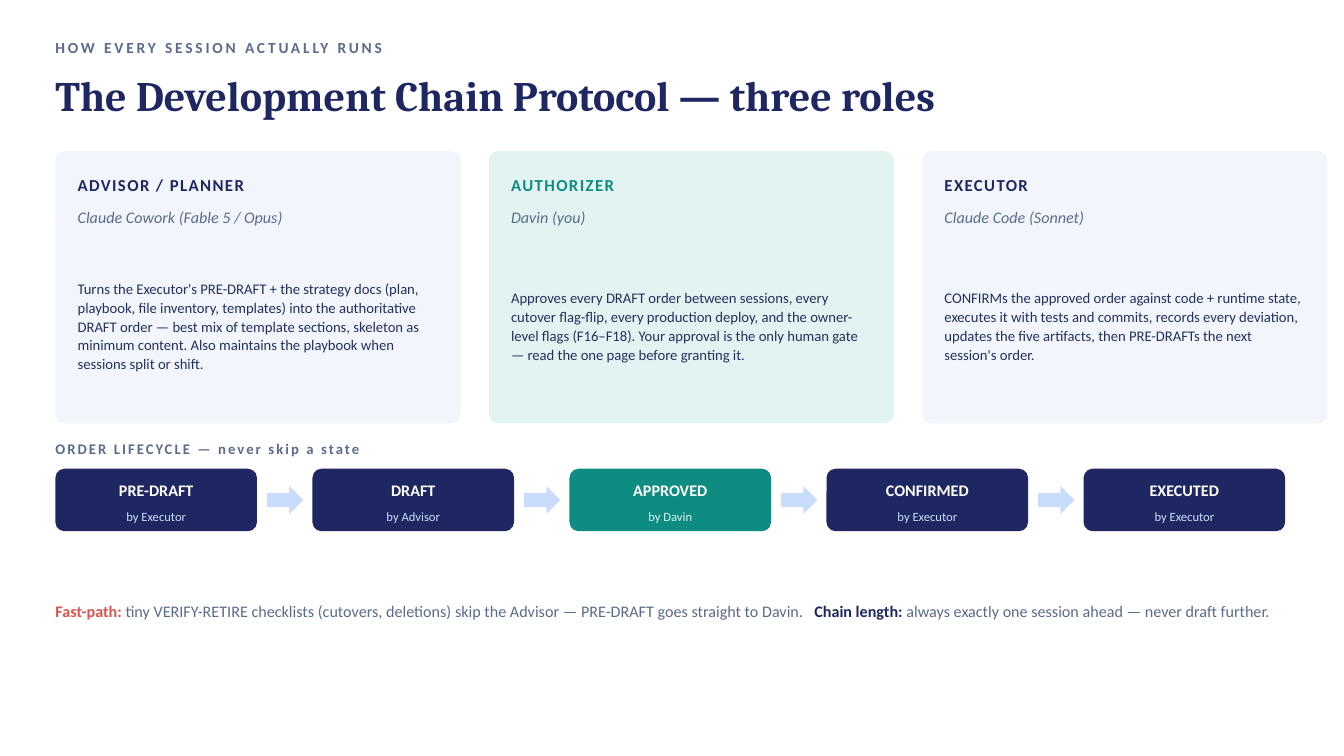
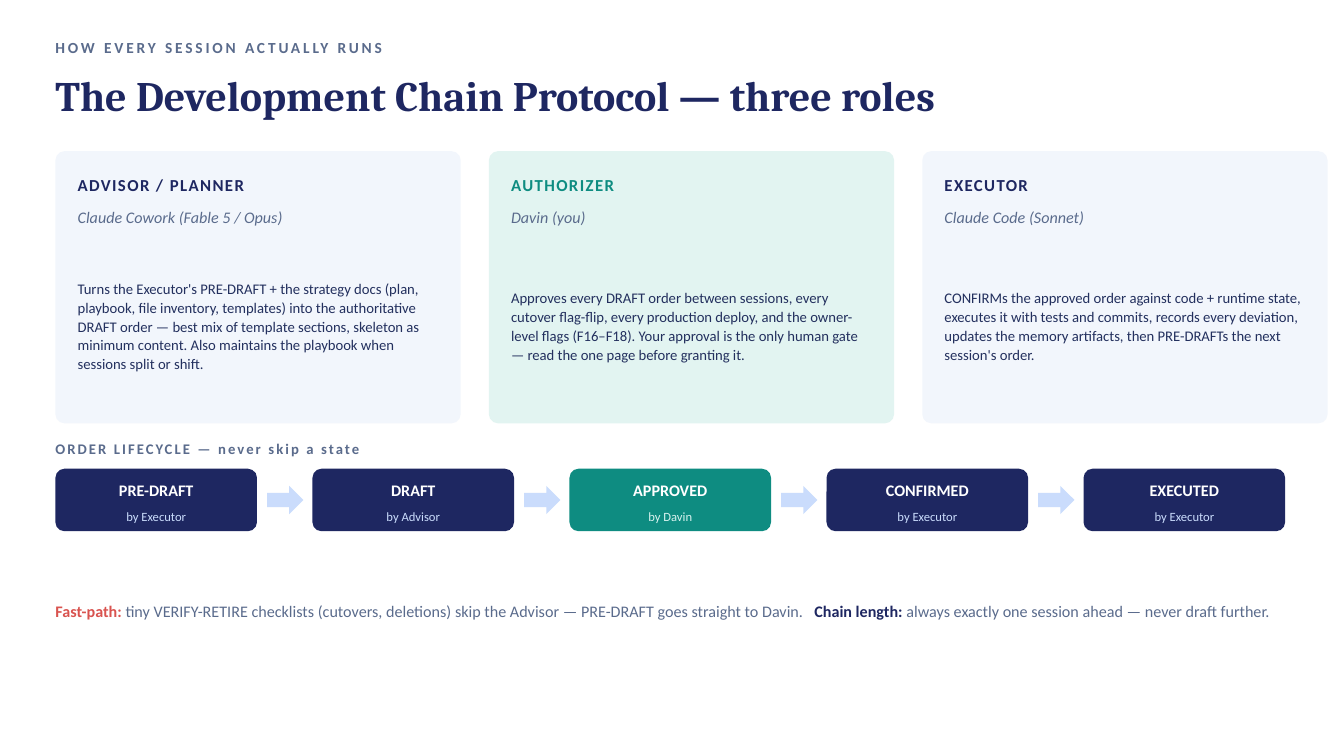
Before and after one commit to ripper7375/trading-alerts-saas-public, a slide deck: slide 13 of docs/migration-orders/monolith-to-microservices-migration-plan-overview.pptx. Drawn at 1344x756 pixels with LibreOffice and Linux fonts; fonts in the diff are those of the drawing. Boxes give left, top, right and bottom in pixels: in the first picture for what was removed or moved away, otherwise in the second. Text is boxed around its words. In the diff, an @@ line names an element or a change of style, - is before the commit and + after.

```diff
--- a/docs/migration-orders/monolith-to-microservices-migration-plan-overview.pptx
+++ b/docs/migration-orders/monolith-to-microservices-migration-plan-overview.pptx
@@ text at box(944, 292, 1301, 360): text changed @@
-CONFIRMs the approved order against code + runtime state, executes it with tests and commits, records every deviation, updates the five artifacts, then PRE-DRAFTs the next session's order.
+CONFIRMs the approved order against code + runtime state, executes it with tests and commits, records every deviation, updates the memory artifacts, then PRE-DRAFTs the next session's order.
```
Also in this commit, not shown: 1 other slide changed, 6 other files.
